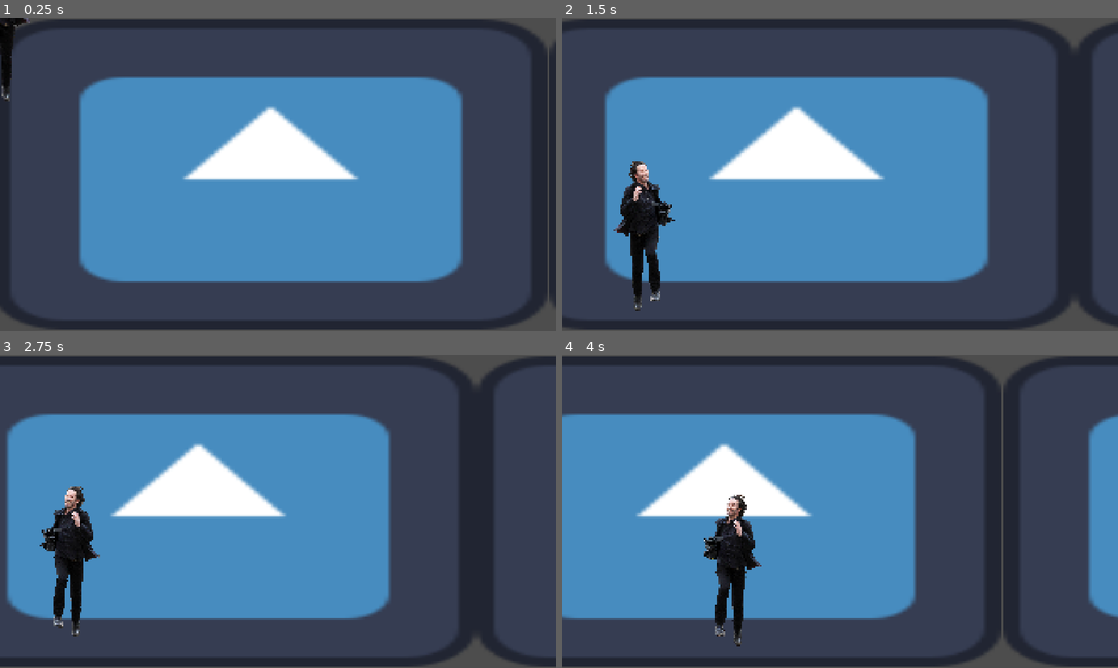
Above: before the commit, frames 1-4 (two rows, left to right).
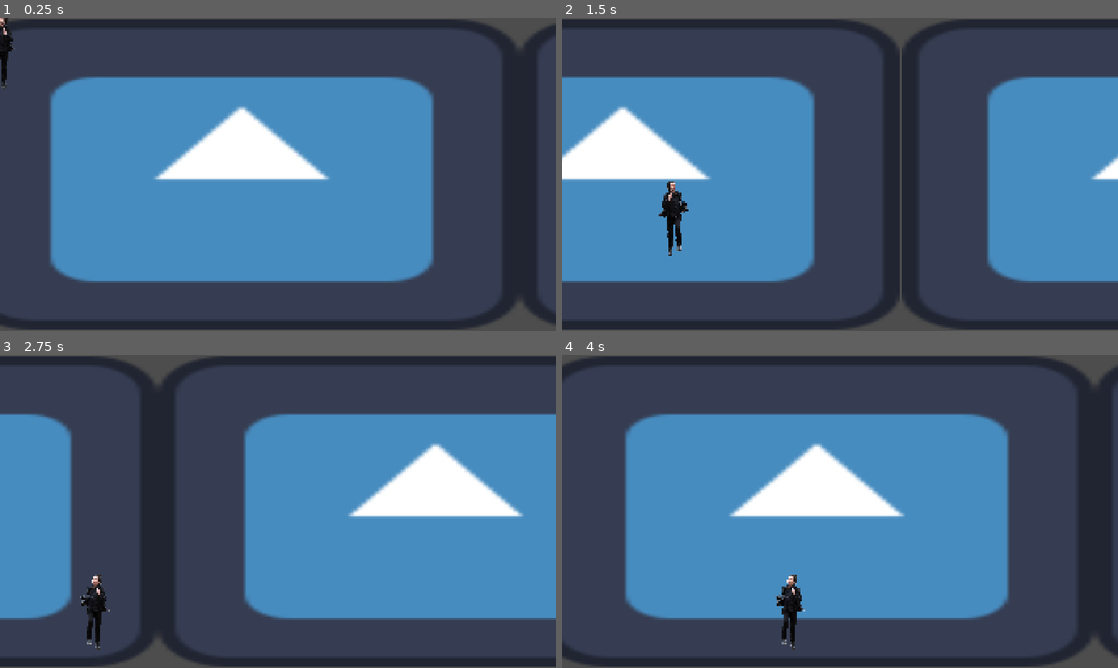
Above: after the commit, the same moments.

Repository: Ahzzak/Enjam2026_Grp5
Game: Godot game, scene res://scenes/world.tscn
Two runs of this game, one before a commit and one after it. Both use one fixed random seed, a clock stepped at 60 frames per second and the inputs below. The engine's default icon, where the game draws it, is replaced by a stand-in: a white triangle on a blue panel in a dark square.
Inputs:
- Up to frame 1 (0.25 s): no input
- Up to frame 2 (1.5 s): tap Enter (ui_accept) at 0.5, 0.6 s; hold Right (ui_right) from 0.53 s (still down); tap Space (Jump, bound only after the commit) at 0.77, 0.8, 1.07, 1.35 s
- Up to frame 3 (2.75 s): tap Space (Jump, bound only after the commit) at 1.52, 1.82, 2.3 s; tap Enter (ui_accept) at 1.55, 2.1 s; release Right (ui_right) at 2.03 s; hold Left (ui_left) from 2.03 s (still down)
- Up to frame 4 (4 s): release Left (ui_left) at 2.78 s; hold Right (ui_right) from 2.78 s (still down); tap Enter (ui_accept) at 2.85 s; tap Space (Jump, bound only after the commit) at 3.02, 3.32, 3.6, 3.77 s

The runs differ from the first frame. In frame 1, 20% of the frame differs, in the area x 0-100%, y 0-100%; in frame 2, 54%; in frame 3, 50%; in frame 4, 39%.

Commit message:
feat(player) : jump speed

Diff:
--- a/enjam-2026/prefabs/player.tscn
+++ b/enjam-2026/prefabs/player.tscn
@@ -7,7 +7,8 @@
 radius = 110.0
 height = 520.0
 
-[node name="Node2D" type="CharacterBody2D" unique_id=776062280 node_paths=PackedStringArray("sprite")]
+[node name="PlayerCharacter" type="CharacterBody2D" unique_id=776062280 node_paths=PackedStringArray("sprite")]
+scale = Vector2(0.5, 0.5)
 script = ExtResource("1_4dohe")
 sprite = NodePath("Sprite2D")
 
--- a/enjam-2026/project.godot
+++ b/enjam-2026/project.godot
@@ -22,6 +22,35 @@
 window/stretch/mode="canvas_items"
 window/stretch/aspect="expand"
 
+[input]
+
+MoveLeft={
+"deadzone": 0.2,
+"events": [Object(InputEventKey,"resource_local_to_scene":false,"resource_name":"","device":-1,"window_id":0,"alt_pressed":false,"shift_pressed":false,"ctrl_pressed":false,"meta_pressed":false,"pressed":false,"keycode":0,"physical_keycode":68,"key_label":0,"unicode":100,"location":0,"echo":false,"script":null)
+, Object(InputEventKey,"resource_local_to_scene":false,"resource_name":"","device":-1,"window_id":0,"alt_pressed":false,"shift_pressed":false,"ctrl_pressed":false,"meta_pressed":false,"pressed":false,"keycode":0,"physical_keycode":4194319,"key_label":0,"unicode":0,"location":0,"echo":false,"script":null)
+]
+}
+MoveRight={
+"deadzone": 0.2,
+"events": [Object(InputEventKey,"resource_local_to_scene":false,"resource_name":"","device":-1,"window_id":0,"alt_pressed":false,"shift_pressed":false,"ctrl_pressed":false,"meta_pressed":false,"pressed":false,"keycode":0,"physical_keycode":68,"key_label":0,"unicode":100,"location":0,"echo":false,"script":null)
+, Object(InputEventKey,"resource_local_to_scene":false,"resource_name":"","device":-1,"window_id":0,"alt_pressed":false,"shift_pressed":false,"ctrl_pressed":false,"meta_pressed":false,"pressed":false,"keycode":0,"physical_keycode":4194321,"key_label":0,"unicode":0,"location":0,"echo":false,"script":null)
+]
+}
+Jump={
+"deadzone": 0.2,
+"events": [Object(InputEventKey,"resource_local_to_scene":false,"resource_name":"","device":-1,"window_id":0,"alt_pressed":false,"shift_pressed":false,"ctrl_pressed":false,"meta_pressed":false,"pressed":false,"keycode":0,"physical_keycode":32,"key_label":0,"unicode":32,"location":0,"echo":false,"script":null)
+, Object(InputEventKey,"resource_local_to_scene":false,"resource_name":"","device":-1,"window_id":0,"alt_pressed":false,"shift_pressed":false,"ctrl_pressed":false,"meta_pressed":false,"pressed":false,"keycode":0,"physical_keycode":87,"key_label":0,"unicode":122,"location":0,"echo":false,"script":null)
+, Object(InputEventKey,"resource_local_to_scene":false,"resource_name":"","device":-1,"window_id":0,"alt_pressed":false,"shift_pressed":false,"ctrl_pressed":false,"meta_pressed":false,"pressed":false,"keycode":0,"physical_keycode":4194320,"key_label":0,"unicode":0,"location":0,"echo":false,"script":null)
+]
+}
+Slide={
+"deadzone": 0.2,
+"events": [Object(InputEventKey,"resource_local_to_scene":false,"resource_name":"","device":-1,"window_id":0,"alt_pressed":false,"shift_pressed":false,"ctrl_pressed":false,"meta_pressed":false,"pressed":false,"keycode":0,"physical_keycode":4194326,"key_label":0,"unicode":0,"location":0,"echo":false,"script":null)
+, Object(InputEventKey,"resource_local_to_scene":false,"resource_name":"","device":-1,"window_id":0,"alt_pressed":false,"shift_pressed":false,"ctrl_pressed":false,"meta_pressed":false,"pressed":false,"keycode":0,"physical_keycode":83,"key_label":0,"unicode":115,"location":0,"echo":false,"script":null)
+, Object(InputEventKey,"resource_local_to_scene":false,"resource_name":"","device":-1,"window_id":0,"alt_pressed":false,"shift_pressed":false,"ctrl_pressed":false,"meta_pressed":false,"pressed":false,"keycode":0,"physical_keycode":4194322,"key_label":0,"unicode":0,"location":0,"echo":false,"script":null)
+]
+}
+
 [physics]
 
 3d/physics_engine="Jolt Physics"
--- a/enjam-2026/scenes/world.tscn
+++ b/enjam-2026/scenes/world.tscn
@@ -10,7 +10,7 @@
 
 [node name="Parallax2D" type="Parallax2D" parent="." unique_id=211062778]
 repeat_size = Vector2(1920, 0)
-autoscroll = Vector2(-100, 0)
+autoscroll = Vector2(-500, 0)
 
 [node name="Sprite2D" type="Sprite2D" parent="Parallax2D" unique_id=972846308]
 position = Vector2(960, 540)
@@ -20,10 +20,10 @@
 [node name="Camera2D" type="Camera2D" parent="." unique_id=1762616151]
 offset = Vector2(960, 540)
 
-[node name="Node2D" parent="." unique_id=776062280 instance=ExtResource("2_rwgxs")]
+[node name="PlayerCharacter" parent="." unique_id=776062280 instance=ExtResource("2_rwgxs")]
 
 [node name="Floor" type="StaticBody2D" parent="." unique_id=1606272559]
 
 [node name="CollisionShape2D" type="CollisionShape2D" parent="Floor" unique_id=457166848]
-position = Vector2(1057.25, 1089)
+position = Vector2(1062, 1049)
 shape = SubResource("RectangleShape2D_xti4w")
--- a/enjam-2026/scripts/player.gd
+++ b/enjam-2026/scripts/player.gd
@@ -2,8 +2,9 @@
 
 @export var sprite : Sprite2D
 
-const SPEED = 300.0
-const JUMP_VELOCITY = -400.0
+const SPEED = 400.0
+const JUMP_VELOCITY = -1500.0
+const GRAVITY = Vector2(0.0,3500.0)
 
 var is_moving : bool = false
 
@@ -13,20 +14,20 @@
 func _physics_process(delta: float) -> void:
 	# Add the gravity.
 	if not is_on_floor():
-		velocity += get_gravity() * delta
+		velocity += GRAVITY * delta
 
 	# Handle jump.
-	if Input.is_action_just_pressed("ui_accept") and is_on_floor():
+	if Input.is_action_just_pressed("Jump") and is_on_floor():
 		velocity.y = JUMP_VELOCITY
 
 	# Get the input direction and handle the movement/deceleration.
 	# As good practice, you should replace UI actions with custom gameplay actions.
-	var direction := Input.get_axis("ui_left", "ui_right")
+	var direction := Input.get_axis("MoveLeft", "MoveRight")
 	if direction:
 		velocity.x = direction * SPEED
 		is_moving = true
 	else:
-		velocity.x = move_toward(velocity.x, 0, SPEED)
+		velocity.x = move_toward(velocity.x, 12, SPEED)
 		is_moving = false
 
 	move_and_slide()
